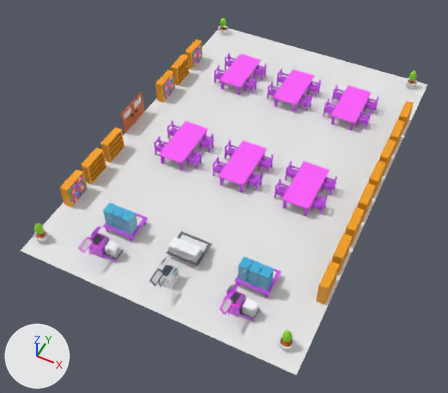
An edit to the FBX model Assets/Models/01_Environment/2_Library.fbx, drawn before and after from the same camera.
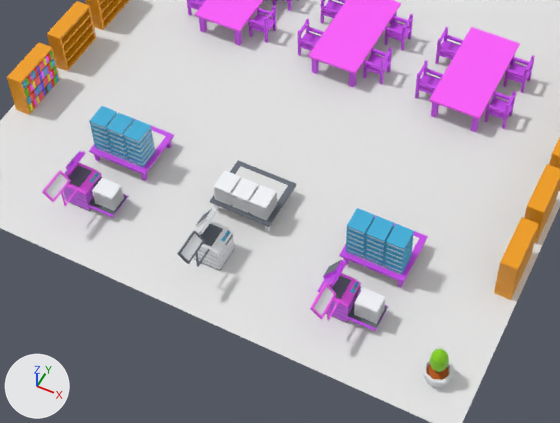
The first picture shows the older version from a 50 mm lens placed at (43.5, -21.4, 33.6), pointed at (29.5, 6.7, -1.4). The close-ups show both versions on the part from 13% to 78% of the width and 37% to 94% of the height of that picture; other places that the commit changed are outside them. Arrows for +X, +Y and +Z are at lower left; the lights stay in place. Where no turn or scale is listed for an object, it has been applied to the vertices. Vertices at the same position are counted once.

Names of what the first close-up shows: '0_Chair&Table.045', '0_Chair&Table.046', '0_Chair&Table.047', '0_InnerGround.004', '0_PhotocopyMachine.008', '0_PhotocopyMachine.009', '0_PhotocopyMachine.020', '0_Shelf.016', '0_Shelf.017', '0_Shelf.029', '0_Shelf.030', 'Cube.066', 'Cube.067', 'Cube.068'.
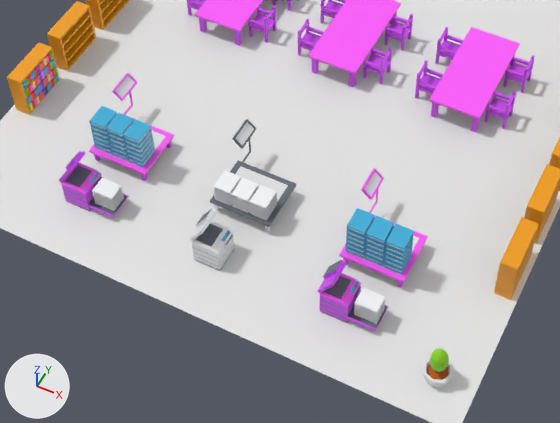
Where the change shows, as pixel boxes [x1, y1, x2, y2] in the close-ups (560 x 423 px):
'0_PhotocopyMachine.020', reshaped (10% narrower): before [310, 260, 388, 331]; after [318, 260, 388, 331]
'0_PhotocopyMachine.009', reshaped (20% narrower): before [42, 151, 128, 218]; after [59, 151, 128, 218]
'0_PhotocopyMachine.008', reshaped (22% narrower): before [177, 209, 234, 271]; after [190, 209, 234, 271]
'Cube.067', reshaped (56% taller): before [210, 160, 296, 232]; after [210, 119, 296, 232]
'Cube.068', reshaped: before [89, 119, 174, 181]; after [89, 73, 174, 181]
'Cube.066', reshaped (63% taller): before [340, 215, 428, 287]; after [340, 169, 428, 287]
part 1 of me_cube_010, deleted: before [177, 230, 205, 264]
part 2 of me_cube_010, deleted: before [196, 249, 210, 267]
part 3 of me_cube_057, added: after [124, 91, 378, 213]
part 4 of me_cube_057, added: after [112, 73, 384, 200]
part 5 of me_cube_057, surface changed (purple to pink): [89, 126, 428, 285] in both
part 6 of me_cube_037, deleted: before [61, 189, 339, 321]
part 7 of me_cube_037, deleted: before [42, 170, 336, 319]
part 8 of me_cube_047, added: after [242, 139, 251, 162]
part 9 of me_cube_047, added: after [232, 119, 256, 149]

The edits, one by one:
me_cube_057 is used by ob_cube_066; parent ob_0_photocopymachine_020; location (0.3, 0.4, 0.0).
me_cube_057 had 48 vertices, 34 faces and spanned x -1.17..1.17, y 1.0..3.0, z 0.0..0.6.
me_cube_057 now has 80 vertices, 61 faces and spans x -1.38..1.17, y 1.0..4.07, z 0.0..1.68.
me_cube_057 part 3: a new loose piece of 16 vertices spanning x -1.02..-0.97, y 3.0..3.6, z 0.53..1.32, in mat_0_base (picture img_0_palette_png).
me_cube_057 part 4: a new loose piece of 16 vertices spanning x -1.38..-0.96, y 3.07..4.07, z 1.26..1.68, in mat_0_base (picture img_0_palette_png).
me_cube_057 part 5: 34 kept faces spanning x -1.17..1.17, y 1.0..3.0, z 0.0..0.6 get new texture (UV) coordinates.
me_cube_037 has 154 vertices, 133 faces and spans x -0.79..1.35, y -1.72..0.48, z 0.0..2.18.
me_cube_037 is used by ob_0_photocopymachine_009; location (25.0, -2.5, 0.0).
me_cube_037 part 6: the loose piece of 16 vertices spanning x -0.02..0.03, y -1.25..-0.45, z 1.02..1.82 is deleted.
me_cube_037 part 7: the loose piece of 16 vertices spanning x -0.38..0.04, y -1.72..-0.72, z 1.76..2.18 is deleted.
me_cube_010 has 142 vertices, 124 faces and spans x -0.79..0.35, y -1.72..0.48, z 0.0..2.18.
me_cube_010 is used by ob_0_photocopymachine_008; location (30.3, -2.6, 0.0).
me_cube_010 part 1: the loose piece of 16 vertices spanning x -0.38..0.04, y -1.72..-0.72, z 1.76..2.18 is deleted.
me_cube_010 part 2: the loose piece of 16 vertices spanning x -0.02..0.03, y -1.25..-0.45, z 1.02..1.82 is deleted.
me_cube_047 is used by ob_cube_067; location (30.3, -2.1, 0.0).
me_cube_047 had 48 vertices, 34 faces and spanned x -1.17..1.17, y 1.0..3.0, z 0.0..0.6.
me_cube_047 now has 80 vertices, 61 faces and spans x -1.38..1.17, y 1.0..4.07, z 0.0..1.68.
me_cube_047 part 8: a new loose piece of 16 vertices spanning x -1.02..-0.97, y 3.0..3.6, z 0.53..1.32, in mat_0_base (picture img_0_palette_png).
me_cube_047 part 9: a new loose piece of 16 vertices spanning x -1.38..-0.96, y 3.07..4.07, z 1.26..1.68, in mat_0_base (picture img_0_palette_png).
